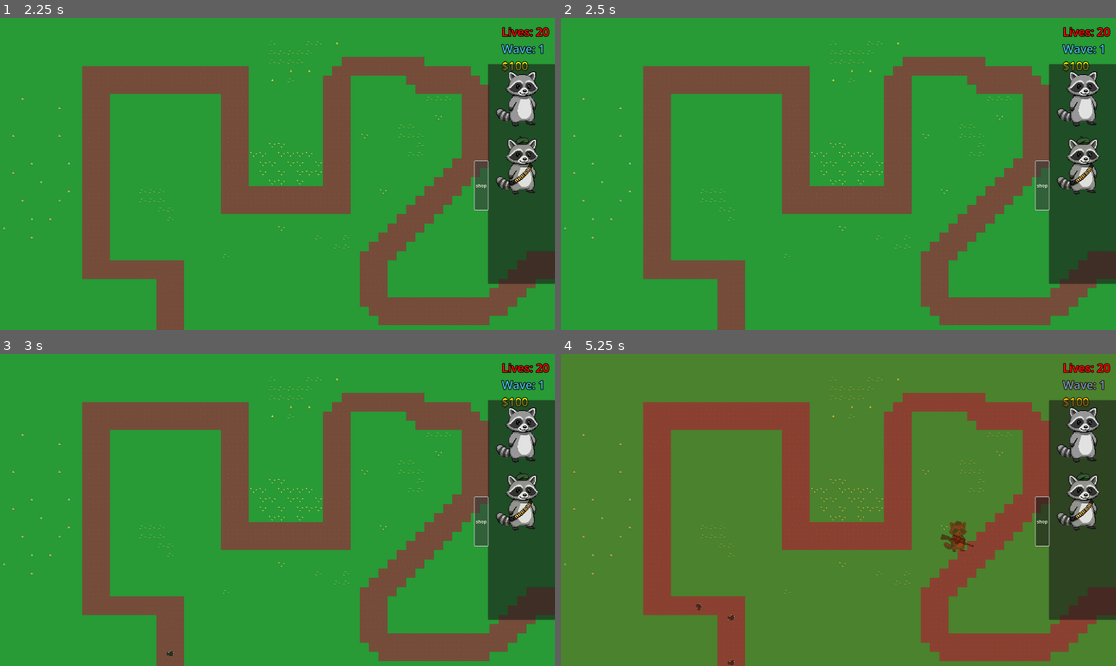
Above: before the commit, frames 1-4 (two rows, left to right).
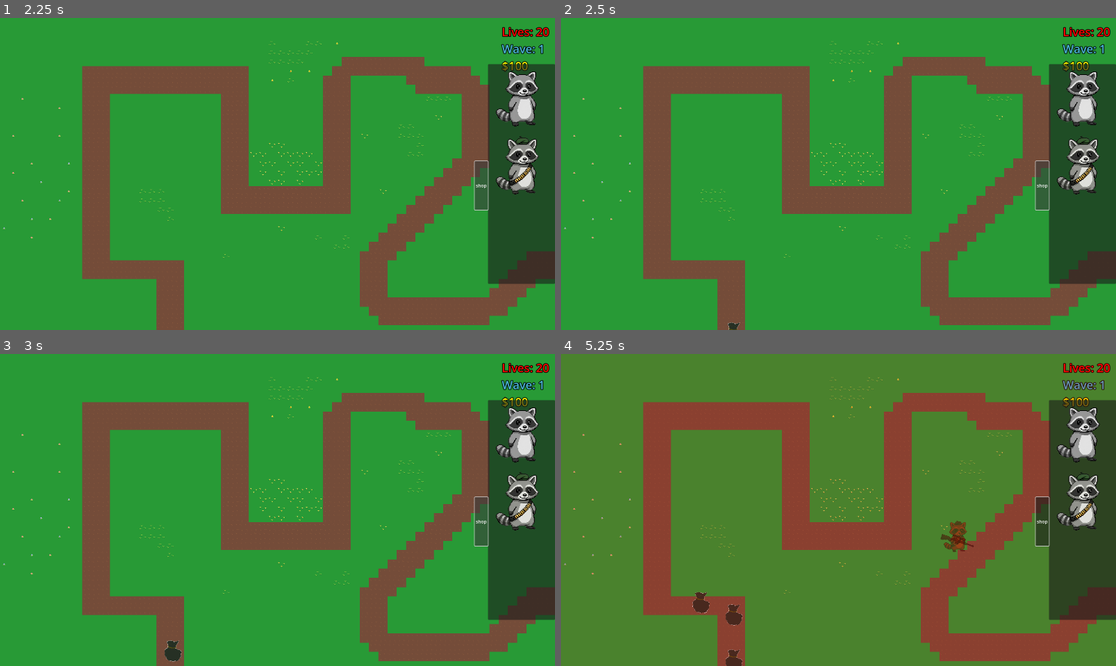
Above: after the commit, the same moments.

Repository: double0can/Raccoon-Rampage-TD
Game: Godot game, scene res://Scenes/Main Menu/main_menu.tscn
Same seed, same stepped clock (60 frames per second), same inputs: the game is played once before the commit and once after it.
Inputs (mouse positions are in pixels of both pictures, inside the frame that each line leads up to):
- Up to frame 1 (2.25 s): click "PLAY" at 0.5 s; click "MUD RUN" at 1.25 s; click "shop" at 2 s
- Up to frame 2 (2.5 s): no input
- Up to frame 3 (3 s): click "shop" at 2.75 s
- Up to frame 4 (5.25 s): click "shop" at 3.5 s; drag from (1082, 435) to (733, 609) at 4.27 s; drag from (1082, 500) to (705, 606) at 5.02 s

Frame 1 is identical in both runs. In frame 2, less than 0.1% of the frame differs, in the area x 30-33%, y 97-100%; in frame 3, 0.1%; in frame 4, 0.4%, in the area x 23-33%, y 76-100%.

Commit message:
improved on current enemy design
made the enemies bigger and made sure they stay upright along the whole path

Diff:
--- a/Scenes/Enemies/enemy.tscn
+++ b/Scenes/Enemies/enemy.tscn
@@ -4,17 +4,19 @@
 [ext_resource type="Texture2D" uid="uid://fx6m1vxqqew4" path="res://Assets/Enemies/trash bag.png" id="2_jcvw6"]
 
 [sub_resource type="CircleShape2D" id="CircleShape2D_jcvw6"]
-radius = 11.313708
+radius = 40.0
 
 [node name="Enemy" type="PathFollow2D" groups=["enemy"]]
+rotates = false
 loop = false
 script = ExtResource("1_jcvw6")
 
 [node name="enemySprite" type="Sprite2D" parent="."]
-scale = Vector2(0.05, 0.05)
+scale = Vector2(0.15, 0.15)
 texture = ExtResource("2_jcvw6")
 
 [node name="Area2D" type="Area2D" parent="." groups=["enemy"]]
 
 [node name="CollisionShape2D" type="CollisionShape2D" parent="Area2D"]
+position = Vector2(8, -8)
 shape = SubResource("CircleShape2D_jcvw6")
